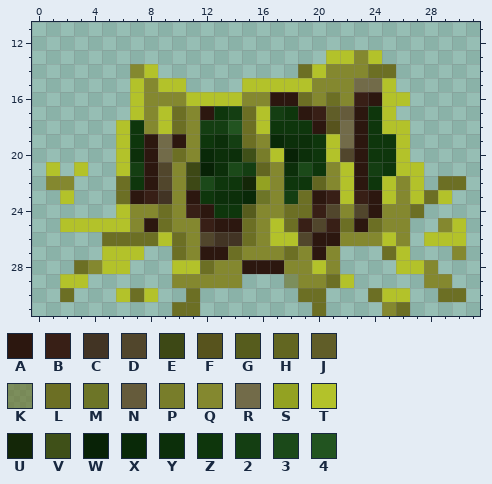
Pixel-art sprite: Resources/Textures/Objects/Consumable/Food/xenoegg.rsi/cracked.png. That is the earlier state.
The file is 32x32 pixels. Colours within 5 levels of each other are drawn and written as one. Shown: x 0..31, y 11..31.
Palette (. is transparent): A #2c170f  B #381f16  C #423424  D #51462c  E #3d4815  F #57531d  G #565c1d  H #626621  J #605d28  K #6c6f249b  L #6c6f24  M #6d7527  N #655b3b  P #787d2a  Q #84882f  R #726b49  S #93a222  T #b3c22a  U #142708  V #3f5018  W #082206  X #092908  Y #0c2f0a  Z #0e360c  2 #143e12  3 #1b4919  4 #225420
Pixels before, first column x 1:
13 ....................TTQT......
14 ......QT..........LTQQQLL.....
15 ......TQTT....TTTTTQQQRRT.....
16 ......TQQQTTTTQQAALQLQBATT....
17 ......TQTLQAZ2LT2ZABJNAZT.....
18 .....TZQTLQ224LTZZZAFRAZTT....
19 .....TZARAQZY2LQXYYZTRAZZT....
20 .....TYARLQXYYVPTWYZTDAZZT....
21 T.T..T2ADQEWY32HQY3ZQTA2ZTT...
22 QQ...LZADQE3ZZUSQZZHQTAZTQT.LL
23 .T...LABCQAZYYXMQ2LABTBATQTLT.
24 .....TQQLQBAZZGQQLLBDQDAQQL...
25 .TTTTTQALQQBAALQTLBDBLALQQ..QT
26 ....LLLLTLQDCCLQTTDAAQQQTQ.TTT
27 ....TTT..LQAALQQQLQAQ...LT...Q
28 ..LQTT...TTLQQAAAQQTQ....TTQ..
29 .TT......QQQQQ...KQQLT.....QQ.
30 .L...TLT..L.......LL...LTT..LL
31 .........LL........L....QL....
After the commit:
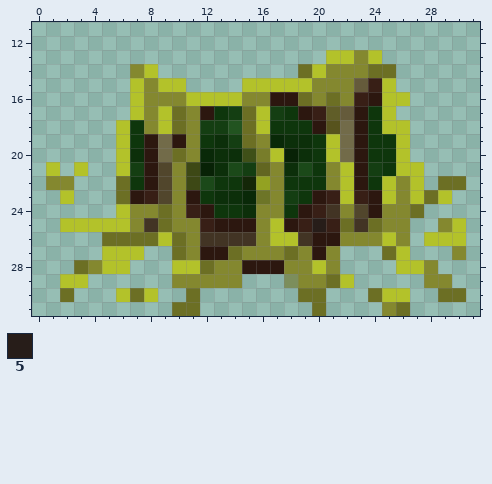
Colours new in this view: 5 #271d19
Changes in this commit:
Changed rows in their new state; - is an unchanged pixel.
first column x 23:
15 NB
first column x 8:
20 --------------R-
22 ------------Z---
23 -D---------Z----
24 -------Y--ZA-C--
25 C------A--A-5--C
26 ----C--C---C----
